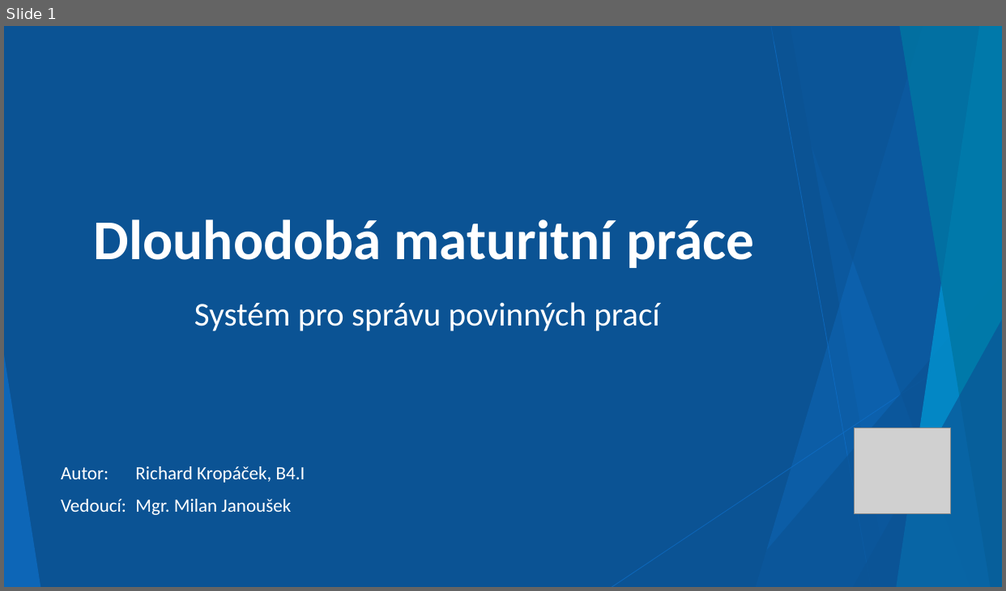
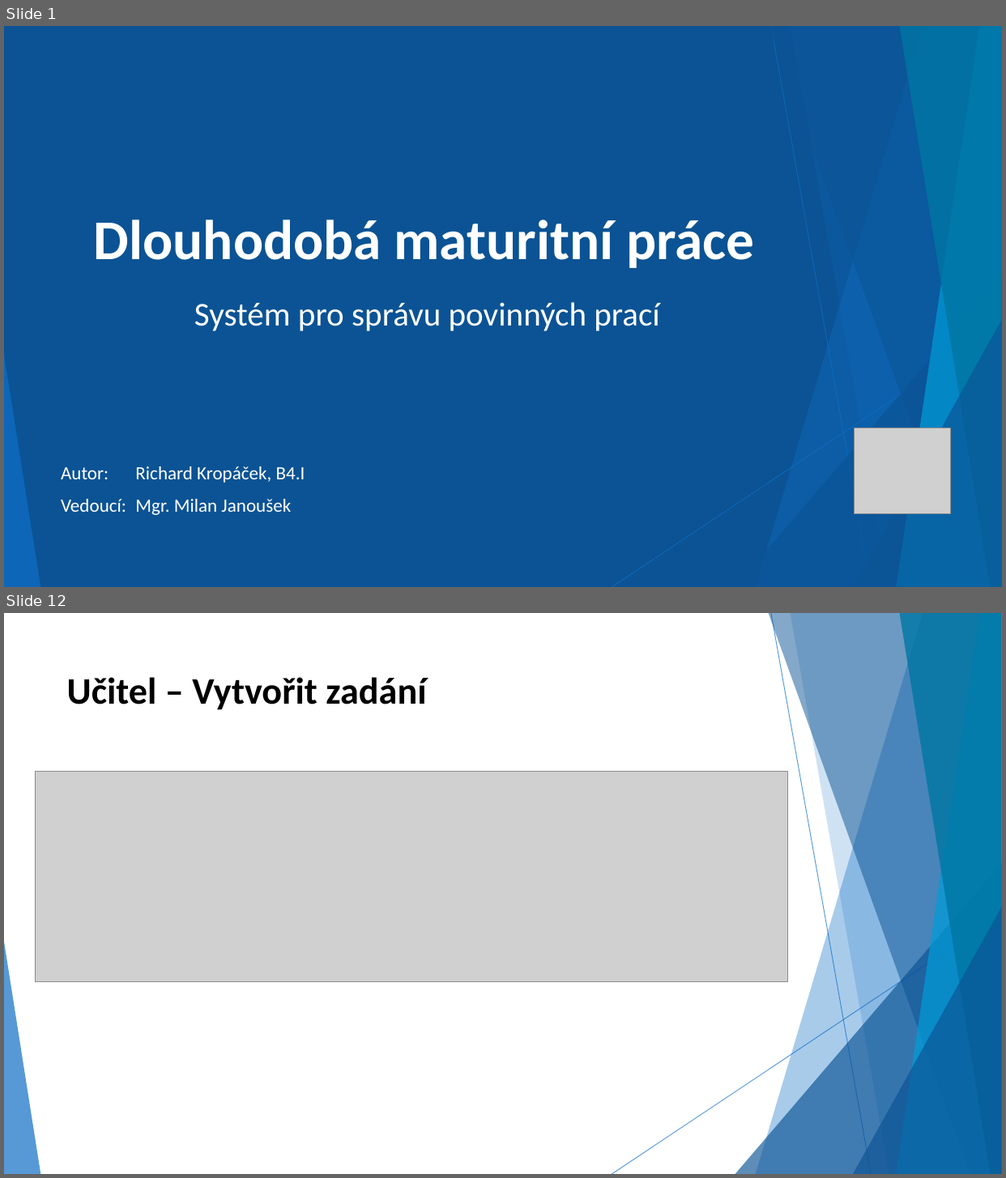
Before and after one commit to Kropi11/Maturitni-zkouska, a slide deck: Dlouhodoba maturitni prace/DMP-prezentace.pptx. Shown one above the other, each under a label of ours: slide 1 before the commit, slides 1 and 12 after it; the slides between them are not shown. The pictures are 1006x591 and 1006x1178 pixels, drawn with LibreOffice and Linux fonts; fonts in the diff are those of the drawing; grey boxes stand for pictures. Boxes give left, top, right and bottom in pixels: in the first picture for what was removed or moved away, otherwise in the second. Text is boxed around its words. In the diff, an @@ line names an element or a change of style, - is before the commit and + after.

```diff
--- a/Dlouhodoba maturitni prace/DMP-prezentace.pptx
+++ b/Dlouhodoba maturitni prace/DMP-prezentace.pptx
@@ slide 12 added at box(4, 613, 1002, 1174), background #FFFFFF; not listed: 9 template elements that a slide beside it also shows @@
@@ title added at box(67, 677, 426, 710), 36 pt, text #000000, bold @@
+Učitel – Vytvořit zadání
@@ picture added at box(36, 771, 788, 982) @@
@@ triangle added at box(4, 942, 40, 1174), fill #0F6FC6 at 70% opacity @@
```
Also in this commit, not shown: 27 other slides added, 4 slides removed.
